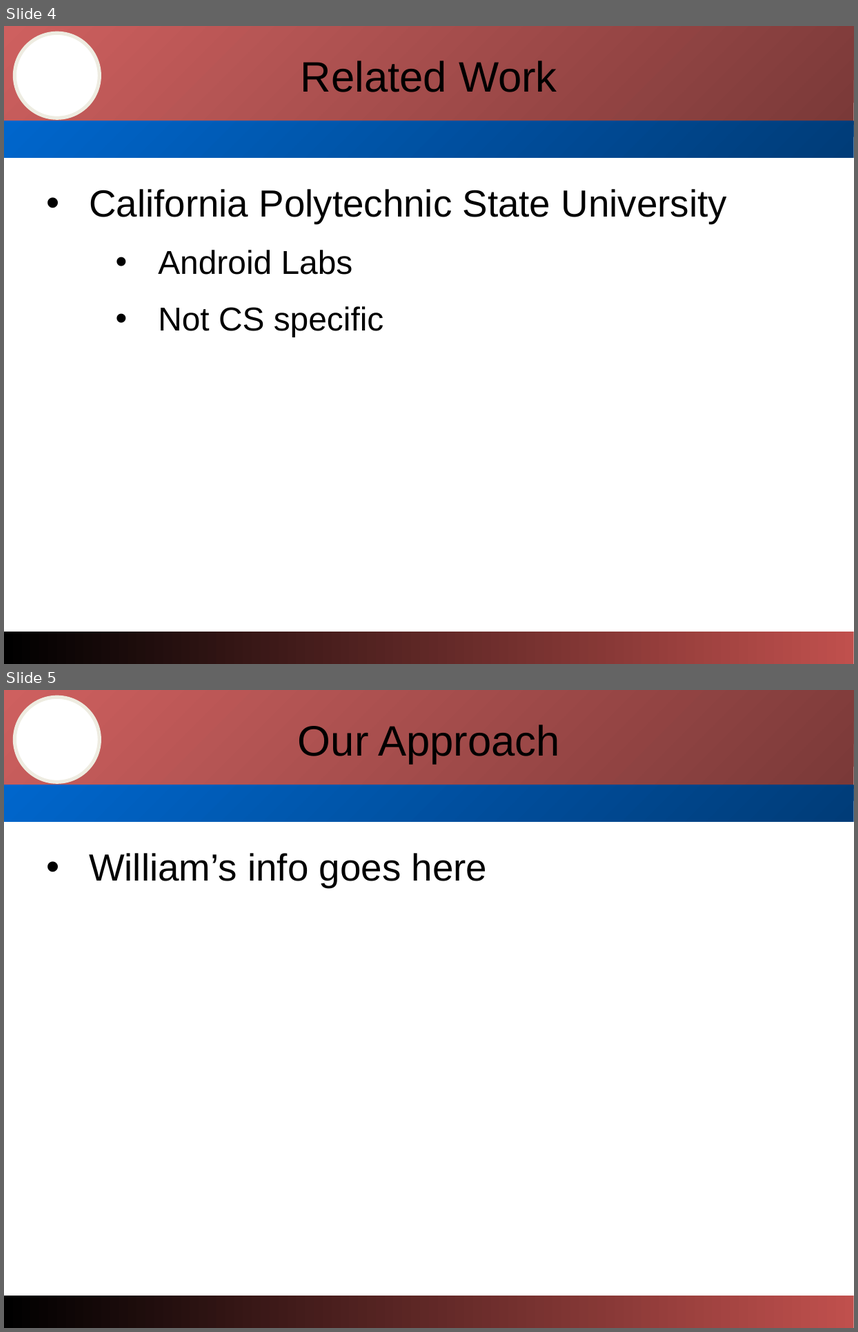
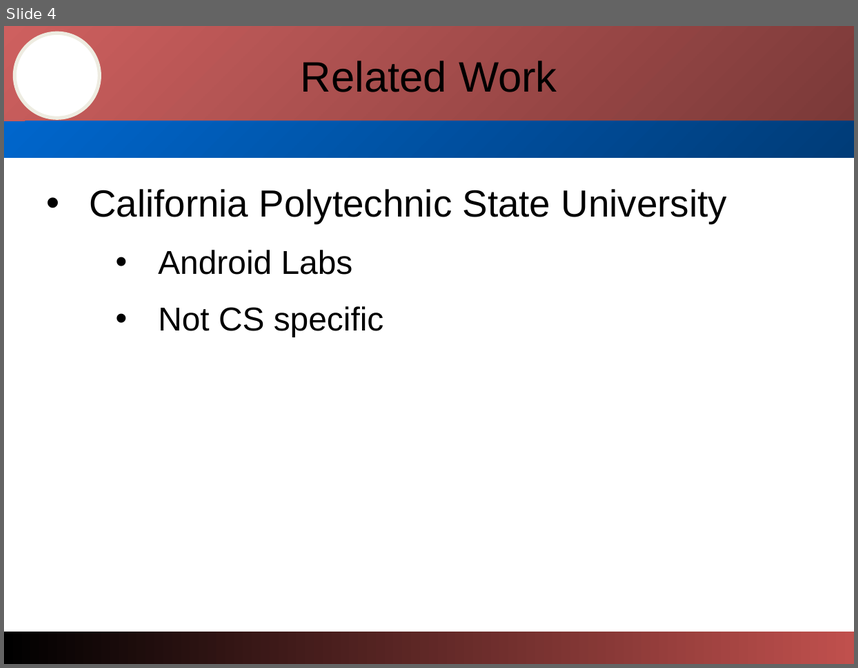
Before and after one commit to abgcsc/Android-Pilot, a slide deck: Documentation/Cyber-PilotPresentation.ppt. Shown one above the other, each under a label of ours: slides 4 and 5 before the commit, slide 4 after it. The pictures are 858x1332 and 858x668 pixels, drawn with LibreOffice and Linux fonts; fonts in the diff are those of the drawing; background and template pictures are left out. Boxes give left, top, right and bottom in pixels: in the first picture for what was removed or moved away, otherwise in the second. Text is boxed around its words. In the diff, an @@ line names an element or a change of style, - is before the commit and + after.

```diff
--- a/Documentation/Cyber-PilotPresentation.ppt
+++ b/Documentation/Cyber-PilotPresentation.ppt
@@ slide 5 removed at bbox=[4, 690, 854, 1328], background #FFFFFF; not listed: 4 template elements that a slide beside it also shows @@
@@ title removed at bbox=[298, 724, 560, 764] @@
-Our Approach
@@ subtitle removed at bbox=[89, 853, 488, 887] @@
-• William’s info goes here
@@ slide 4 changed as well @@
@@ rectangle at bbox=[4, 26, 854, 125]: fill gradient #7A3938 to #CE605F to gradient #CE605F to #7A3938 @@
@@ rectangle at bbox=[4, 121, 854, 158]: fill gradient #003C78 to #0066CC to gradient #0066CC to #003C78 @@
@@ rectangle at bbox=[4, 631, 854, 664]: fill gradient #C0504D to #000000 to gradient #000000 to #C0504D @@
```
Also in this commit, not shown: 20 other slides changed, 2 slides added, 1 other slide removed, 1 other file.
